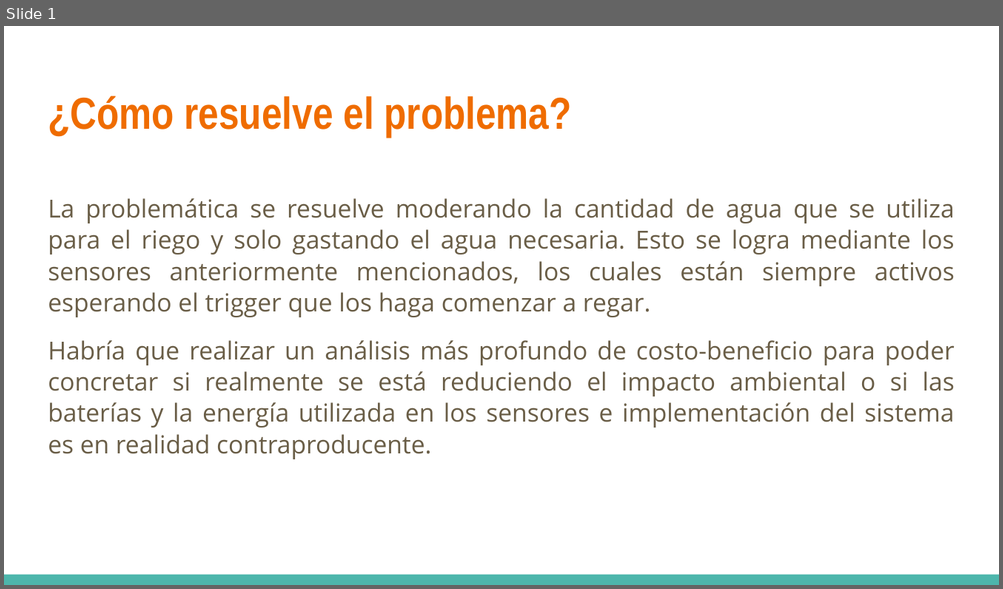
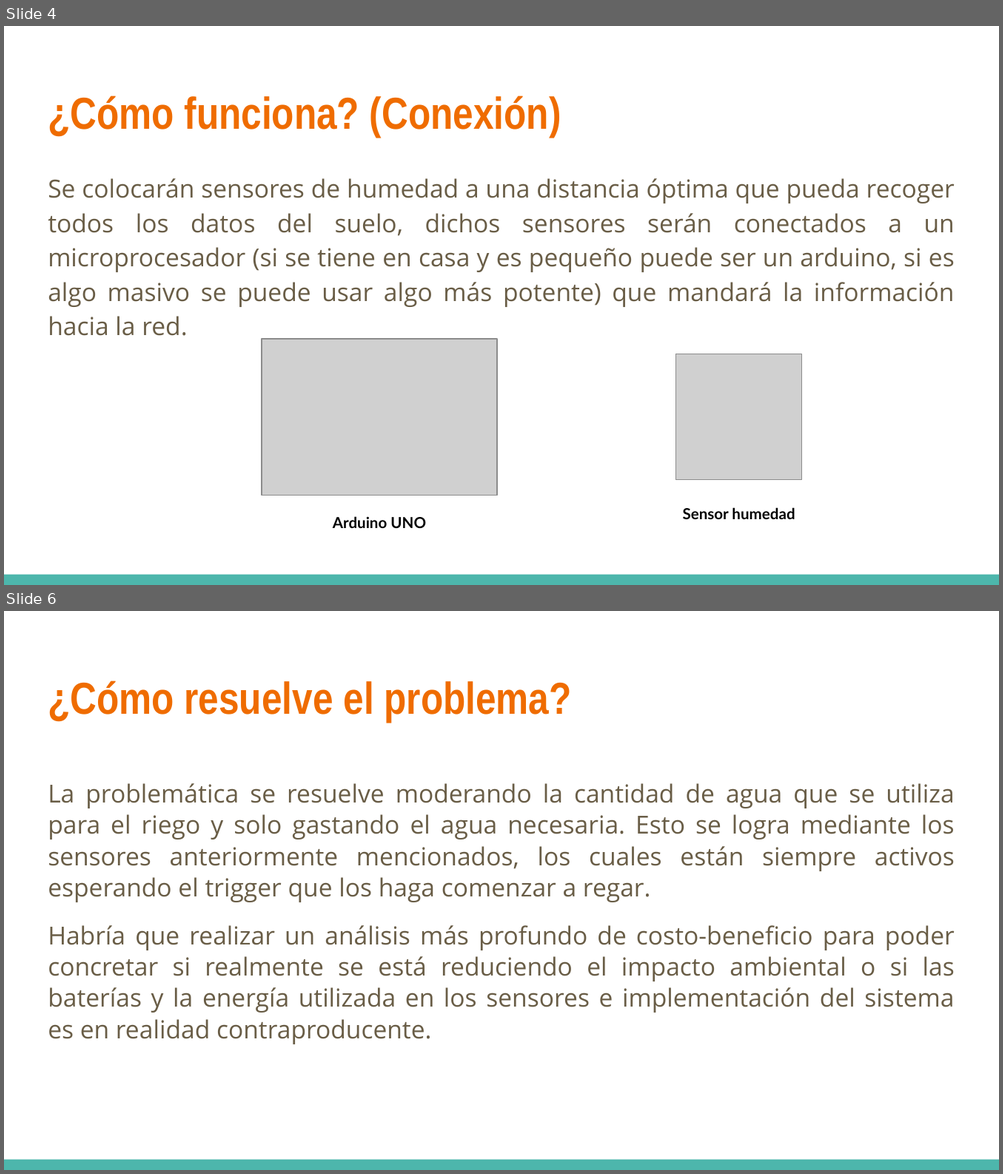
Before and after one commit to Morr13/Equipo4iot, a slide deck: RetoHerramientasComputacionales.pptx. Shown one above the other, each under a label of ours: slide 1 before the commit, slides 4 and 6 after it; the slides between them are not shown. The pictures are 1003x589 and 1003x1174 pixels, drawn with LibreOffice and Linux fonts; fonts in the diff are those of the drawing; grey boxes stand for pictures. Boxes give left, top, right and bottom in pixels: in the first picture for what was removed or moved away, otherwise in the second. Text is boxed around its words. In the diff, an @@ line names an element or a change of style, - is before the commit and + after.

```diff
--- a/RetoHerramientasComputacionales.pptx
+++ b/RetoHerramientasComputacionales.pptx
@@ slide 4 added at (x1=4, y1=26, x2=999, y2=585), background #FFFFFF; not listed: 1 template element that a slide beside it also shows @@
@@ title added at (x1=48, y1=96, x2=560, y2=137), 32.4 pt, text #EF6C00, bold @@
+¿Cómo funciona? (Conexión)
@@ text added at (x1=48, y1=178, x2=954, y2=336), 18 pt, text #695D46 @@
+Se colocarán sensores de humedad a una distancia óptima que pueda recoger todos los datos del suelo, dichos sensores serán conectados a un microprocesador (si se tiene en casa y es pequeño puede ser un arduino, si es algo masivo se puede usar algo más potente) que mandará la información hacia la red.
@@ picture added at (x1=262, y1=339, x2=498, y2=497) @@
@@ picture added at (x1=675, y1=355, x2=801, y2=480) @@
@@ text added at (x1=683, y1=508, x2=794, y2=520), 11 pt, text #000000, bold @@
+Sensor humedad
@@ text added at (x1=333, y1=517, x2=426, y2=528), 11 pt, text #000000, bold @@
+Arduino UNO
@@ what was slide 1 is now slide 6 @@
```
Also in this commit, not shown: 5 other slides added.
